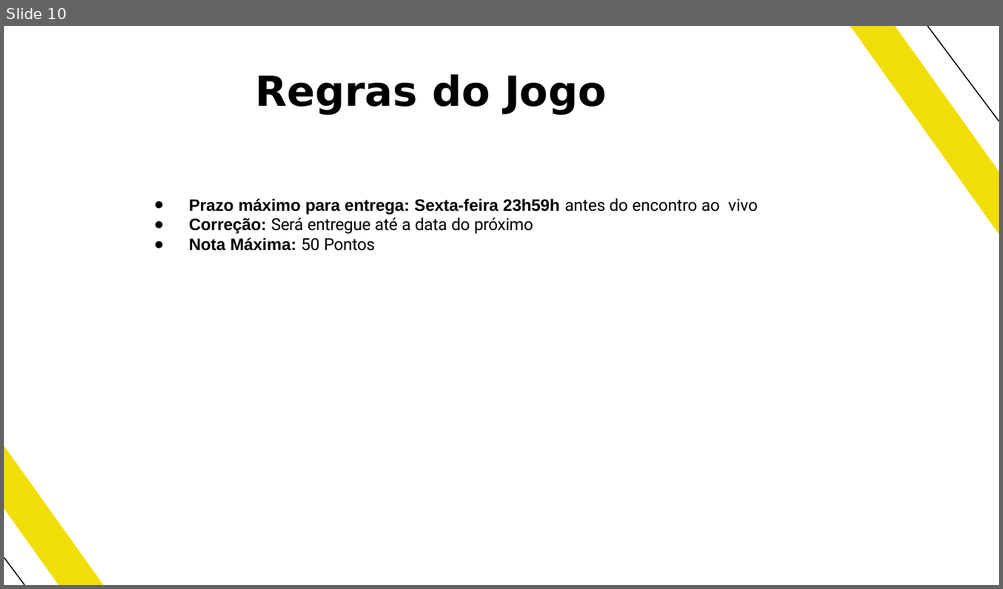
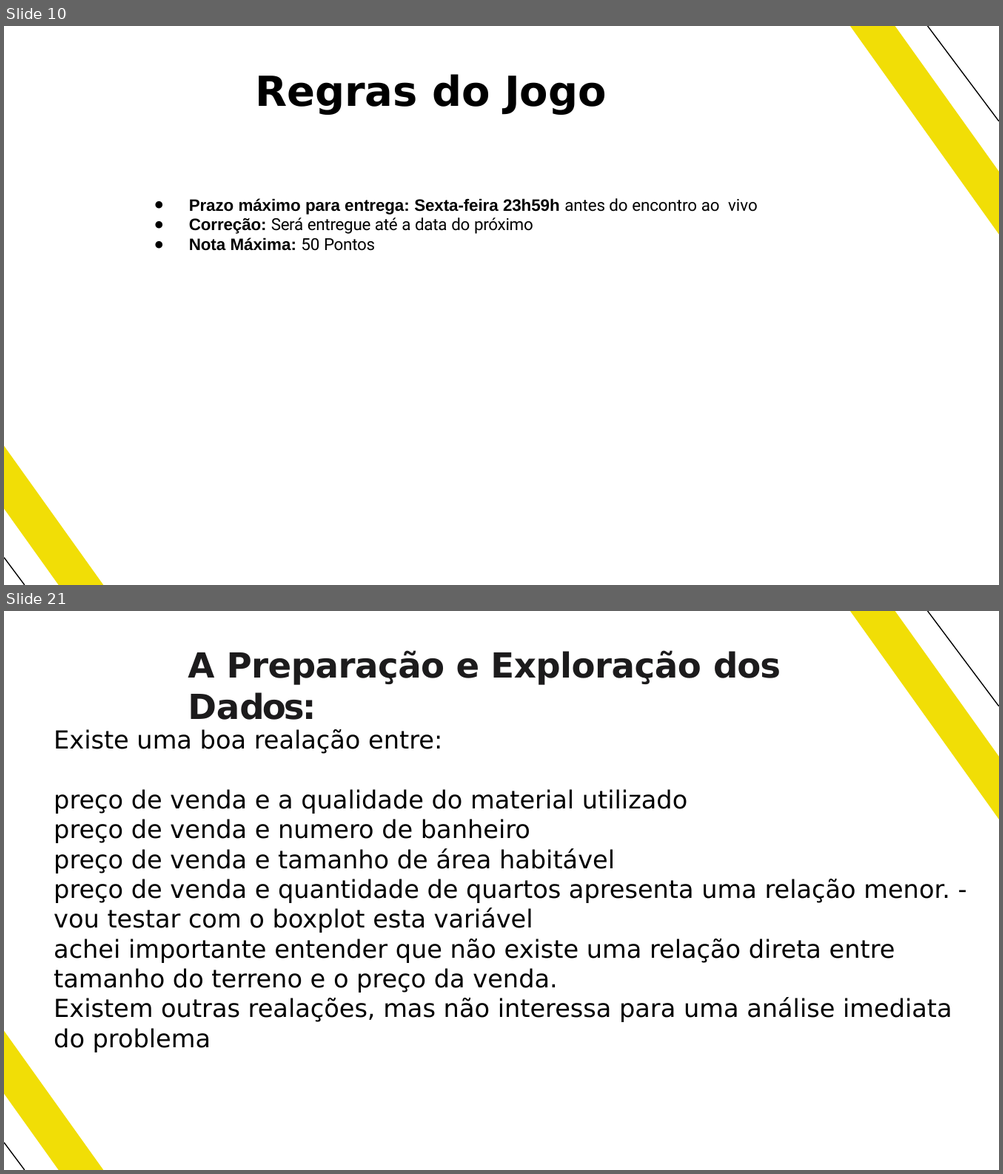
Before and after one commit to valdirdpg/curso-dnc, a slide deck: MODULO-3/MINI-PROJETO/Mini Projeto - Roof Imoveis.pptx. Shown one above the other, each under a label of ours: slide 10 before the commit, slides 10 and 21 after it; the slides between them are not shown. The pictures are 1003x589 and 1003x1174 pixels, drawn with LibreOffice and Linux fonts; fonts in the diff are those of the drawing. Boxes give left, top, right and bottom in pixels: in the first picture for what was removed or moved away, otherwise in the second. Text is boxed around its words. In the diff, an @@ line names an element or a change of style, - is before the commit and + after.

```diff
--- a/MODULO-3/MINI-PROJETO/Mini Projeto - Roof Imoveis.pptx
+++ b/MODULO-3/MINI-PROJETO/Mini Projeto - Roof Imoveis.pptx
@@ slide 21 added at box(4, 611, 999, 1170), background #FFFFFF; not listed: 4 template elements that a slide beside it also shows @@
@@ title added at box(188, 650, 780, 720), 25 pt, text #1C1B1C, bold @@
+A Preparação e Exploração dos Dados:
@@ text added at box(54, 729, 952, 1053), 18 pt, text #000000 @@
+Existe uma boa realação entre:
+preço de venda e a qualidade do material utilizado
+preço de venda e numero de banheiro
+preço de venda e tamanho de área habitável
+preço de venda e quantidade de quartos apresenta uma relação menor. - vou testar com o boxplot esta variável
+achei importante entender que não existe uma relação direta entre tamanho do terreno e o preço da venda.
+Existem outras realações, mas não interessa para uma análise imediata do problema
```
Also in this commit, not shown: 13 other slides changed, 25 other slides added, 3 slides removed, 38 other files.
